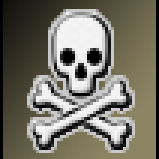
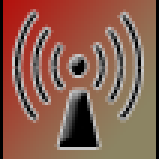
Revision of a layered 159 × 159 image; what changed, layer by layer:
hid "Layer 19" over (30, 12, 132, 150)
added layer "Layer 27" above "Layer 26" over (15, 12, 141, 147)
hid "Rectangle 1 copy 5" over (3, 0, 156, 159)
showed "Rectangle 1 copy 2" over (3, 0, 156, 159)
